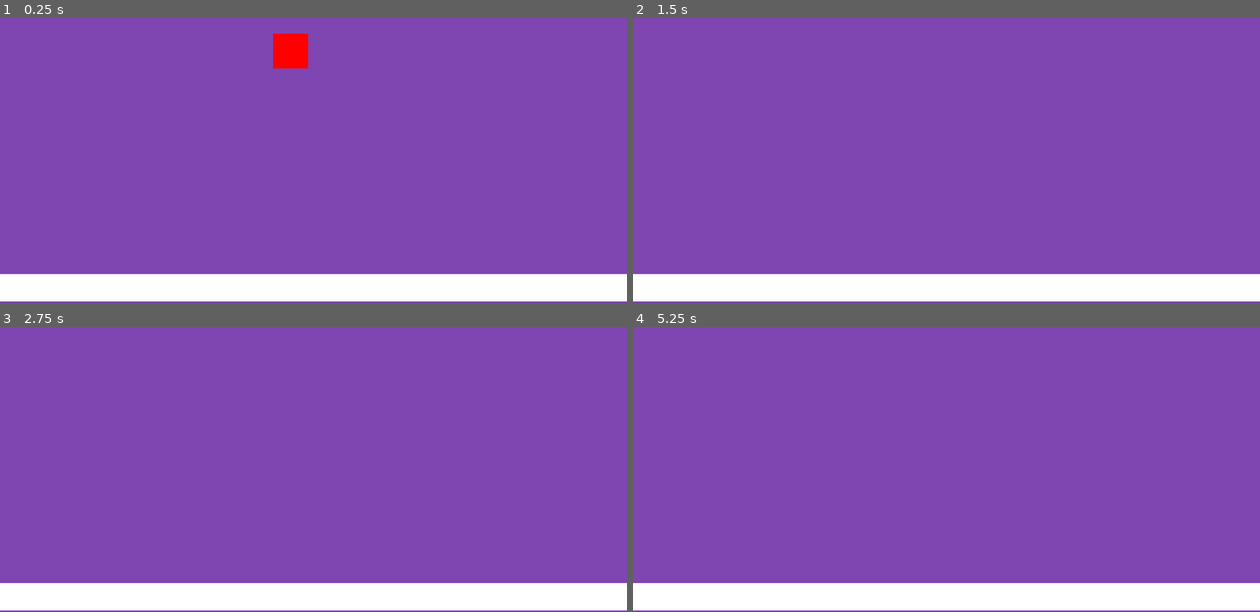
Above: before the commit, frames 1-4 (two rows, left to right).
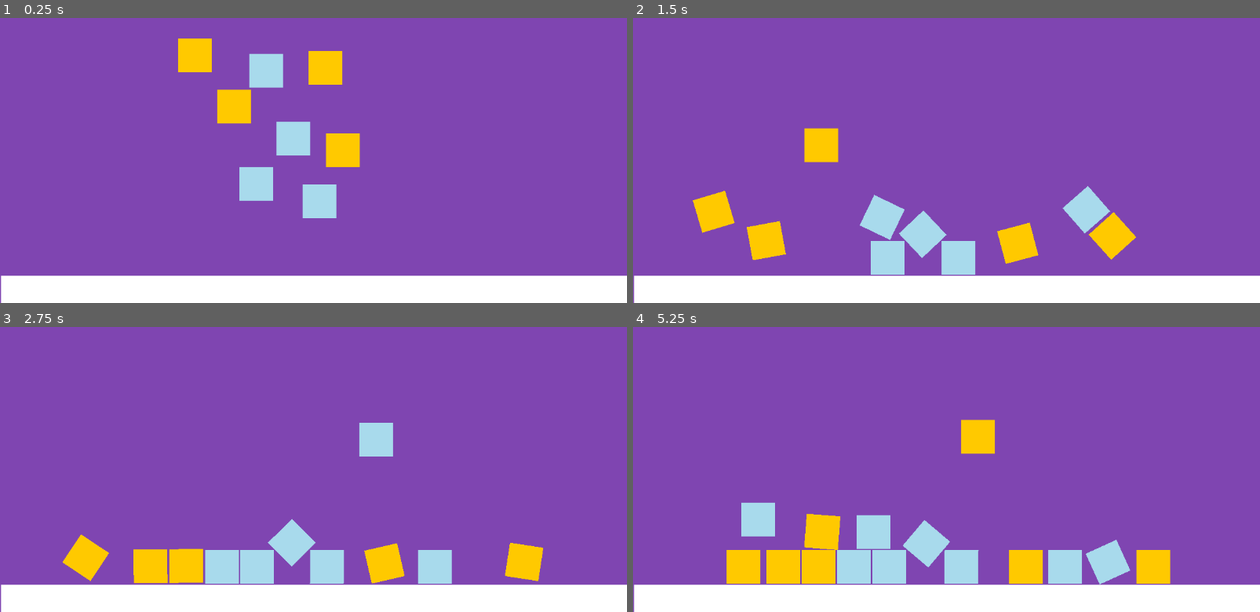
Above: after the commit, the same moments.

Repository: jefflima11/dio-exercices
Game: Godot game, scene res://word.tscn
Two runs of this game, one before a commit and one after it. Both use one fixed random seed, a clock stepped at 60 frames per second and the inputs below.
Inputs (mouse positions are in pixels of both pictures, inside the frame that each line leads up to):
- Up to frame 1 (0.25 s): no input
- Up to frame 2 (1.5 s): move the mouse to (1084, 109) at 0.52 s; click (1084, 109) at 0.67 s; move the mouse to (821, 143) at 1.27 s; click (821, 143) at 1.42 s
- Up to frame 3 (2.75 s): move the mouse to (376, 358) at 2.02 s; click (376, 358) at 2.17 s
- Up to frame 4 (5.25 s): move the mouse to (915, 506) at 2.77 s; click (915, 506) at 2.92 s; move the mouse to (1134, 489) at 3.52 s; click (1134, 489) at 3.67 s; move the mouse to (758, 384) at 4.27 s; click (758, 384) at 4.42 s; move the mouse to (977, 435) at 5.02 s; click (977, 435) at 5.17 s

The runs differ from the first frame. In frame 1, 7.2% of the frame differs, in the area x 0-100%, y 5-100%; in frame 2, 7.9%; in frame 3, 8.5%; in frame 4, 11%, in the area x 0-100%, y 32-100%.

Commit message:
commit

Diff:
--- /dev/null
+++ b/Santander 2024 - Criando jogos com Godot/Desafios/Primeira Experiencia/objects/box_bounce.tscn
@@ -0,0 +1,12 @@
+[gd_scene load_steps=3 format=3 uid="uid://xdk60b5hpkl3"]
+
+[ext_resource type="PackedScene" uid="uid://1m2uq2wugdd7" path="res://objects/box_regular.tscn" id="1_ooj8e"]
+
+[sub_resource type="PhysicsMaterial" id="PhysicsMaterial_as7aq"]
+bounce = 0.7
+
+[node name="Box Regular" instance=ExtResource("1_ooj8e")]
+physics_material_override = SubResource("PhysicsMaterial_as7aq")
+
+[node name="ColorRect" parent="CollisionShape2D" index="0"]
+color = Color(0.999798, 0.78763, 7.70092e-07, 1)
--- /dev/null
+++ b/Santander 2024 - Criando jogos com Godot/Desafios/Primeira Experiencia/objects/box_regular.tscn
@@ -0,0 +1,29 @@
+[gd_scene load_steps=3 format=3 uid="uid://1m2uq2wugdd7"]
+
+[sub_resource type="PhysicsMaterial" id="PhysicsMaterial_0xpim"]
+friction = 0.5
+
+[sub_resource type="RectangleShape2D" id="RectangleShape2D_wj4vd"]
+size = Vector2(64, 64)
+
+[node name="Box Regular" type="RigidBody2D"]
+physics_material_override = SubResource("PhysicsMaterial_0xpim")
+
+[node name="CollisionShape2D" type="CollisionShape2D" parent="."]
+shape = SubResource("RectangleShape2D_wj4vd")
+
+[node name="ColorRect" type="ColorRect" parent="CollisionShape2D"]
+anchors_preset = 8
+anchor_left = 0.5
+anchor_top = 0.5
+anchor_right = 0.5
+anchor_bottom = 0.5
+offset_left = -31.0
+offset_top = -31.0
+offset_right = 31.0
+offset_bottom = 31.0
+grow_horizontal = 2
+grow_vertical = 2
+size_flags_stretch_ratio = 0.0
+color = Color(0.65924, 0.854488, 0.923064, 1)
+metadata/_edit_use_anchors_ = true
--- /dev/null
+++ b/Santander 2024 - Criando jogos com Godot/Desafios/Primeira Experiencia/objects/wall.tscn
@@ -0,0 +1,17 @@
+[gd_scene load_steps=2 format=3 uid="uid://ccrdrx1twbhf4"]
+
+[sub_resource type="RectangleShape2D" id="RectangleShape2D_gpy4f"]
+size = Vector2(1149.5, 46)
+
+[node name="StaticBody2D2" type="StaticBody2D"]
+rotation = 1.5708
+
+[node name="CollisionShape2D" type="CollisionShape2D" parent="."]
+shape = SubResource("RectangleShape2D_gpy4f")
+
+[node name="ColorRect2" type="ColorRect" parent="CollisionShape2D"]
+offset_left = -574.0
+offset_top = -22.5
+offset_right = 576.0
+offset_bottom = 27.5
+color = Color(0.618427, 0.431625, 0.186275, 0.843137)
--- /dev/null
+++ b/Santander 2024 - Criando jogos com Godot/Desafios/Primeira Experiencia/scripts/game_manager.gd
@@ -0,0 +1,26 @@
+extends Node
+
+@export var object_tamplates: Array[PackedScene]
+
+# Called when the node enters the scene tree for the first time.
+func _ready() -> void:
+	pass # Replace with function body.
+
+
+# Called every frame. 'delta' is the elapsed time since the previous frame.
+func _process(delta):
+	pass
+
+func _input(event: InputEvent) -> void:
+	if event is InputEventMouseButton:
+		if event.button_index == 1:
+			if event.pressed:
+				spawn_object(event.position)
+
+
+func spawn_object(position: Vector2) -> void:
+	var index: int = randi_range(0, object_tamplates.size() - 1)
+	var object_tamplate = object_tamplates[index]
+	var object: RigidBody2D = object_tamplate.instantiate()
+	object.position = position
+	add_child(object)
--- a/Santander 2024 - Criando jogos com Godot/Desafios/Primeira Experiencia/word.tscn
+++ b/Santander 2024 - Criando jogos com Godot/Desafios/Primeira Experiencia/word.tscn
@@ -1,36 +1,23 @@
-[gd_scene load_steps=4 format=3 uid="uid://cxs1sklhx86rt"]
+[gd_scene load_steps=6 format=3 uid="uid://cxs1sklhx86rt"]
 
-[sub_resource type="PhysicsMaterial" id="PhysicsMaterial_0xpim"]
-
-[sub_resource type="RectangleShape2D" id="RectangleShape2D_wj4vd"]
-size = Vector2(64, 64)
+[ext_resource type="PackedScene" uid="uid://1m2uq2wugdd7" path="res://objects/box_regular.tscn" id="1_7v15m"]
+[ext_resource type="PackedScene" uid="uid://ccrdrx1twbhf4" path="res://objects/wall.tscn" id="1_ww3yq"]
+[ext_resource type="Script" path="res://scripts/game_manager.gd" id="1_y400v"]
+[ext_resource type="PackedScene" uid="uid://xdk60b5hpkl3" path="res://objects/box_bounce.tscn" id="2_df171"]
 
 [sub_resource type="RectangleShape2D" id="RectangleShape2D_gpy4f"]
 size = Vector2(1149.5, 46)
 
 [node name="Word" type="Node2D"]
 
+[node name="GameManager" type="Node" parent="."]
+script = ExtResource("1_y400v")
+object_tamplates = Array[PackedScene]([ExtResource("2_df171"), ExtResource("1_7v15m")])
+
 [node name="Background" type="ColorRect" parent="."]
 offset_right = 1152.0
 offset_bottom = 648.0
 color = Color(0.592157, 0.254902, 0.878431, 0.678431)
-
-[node name="RigidBody2D" type="RigidBody2D" parent="."]
-position = Vector2(534, 412)
-mass = 0.01
-physics_material_override = SubResource("PhysicsMaterial_0xpim")
-gravity_scale = -8.0
-
-[node name="CollisionShape2D" type="CollisionShape2D" parent="RigidBody2D"]
-shape = SubResource("RectangleShape2D_wj4vd")
-
-[node name="ColorRect" type="ColorRect" parent="RigidBody2D/CollisionShape2D"]
-offset_left = -32.0
-offset_top = -32.0
-offset_right = 32.0
-offset_bottom = 32.0
-color = Color(1, 0, 0, 1)
-metadata/_edit_use_anchors_ = true
 
 [node name="StaticBody2D" type="StaticBody2D" parent="."]
 position = Vector2(576, 620)
@@ -39,7 +26,37 @@
 shape = SubResource("RectangleShape2D_gpy4f")
 
 [node name="ColorRect2" type="ColorRect" parent="StaticBody2D/CollisionShape2D"]
-offset_left = -576.0
-offset_top = -25.0
+offset_left = -574.0
+offset_top = -22.5
 offset_right = 576.0
-offset_bottom = 25.0
+offset_bottom = 27.5
+
+[node name="StaticBody2D2" parent="." instance=ExtResource("1_ww3yq")]
+position = Vector2(-26, 30)
+
+[node name="StaticBody2D3" parent="." instance=ExtResource("1_ww3yq")]
+position = Vector2(1181, 27)
+
+[node name="Box Regular" parent="." instance=ExtResource("1_7v15m")]
+position = Vector2(489, 193)
+
+[node name="Box Regular2" parent="." instance=ExtResource("1_7v15m")]
+position = Vector2(471, 401)
+
+[node name="Box Regular3" parent="." instance=ExtResource("1_7v15m")]
+position = Vector2(539, 318)
+
+[node name="Box Regular4" parent="." instance=ExtResource("1_7v15m")]
+position = Vector2(587, 433)
+
+[node name="Box Regular5" parent="." instance=ExtResource("2_df171")]
+position = Vector2(430, 259)
+
+[node name="Box Regular6" parent="." instance=ExtResource("2_df171")]
+position = Vector2(598, 188)
+
+[node name="Box Regular7" parent="." instance=ExtResource("2_df171")]
+position = Vector2(358, 165)
+
+[node name="Box Regular8" parent="." instance=ExtResource("2_df171")]
+position = Vector2(630, 339)
